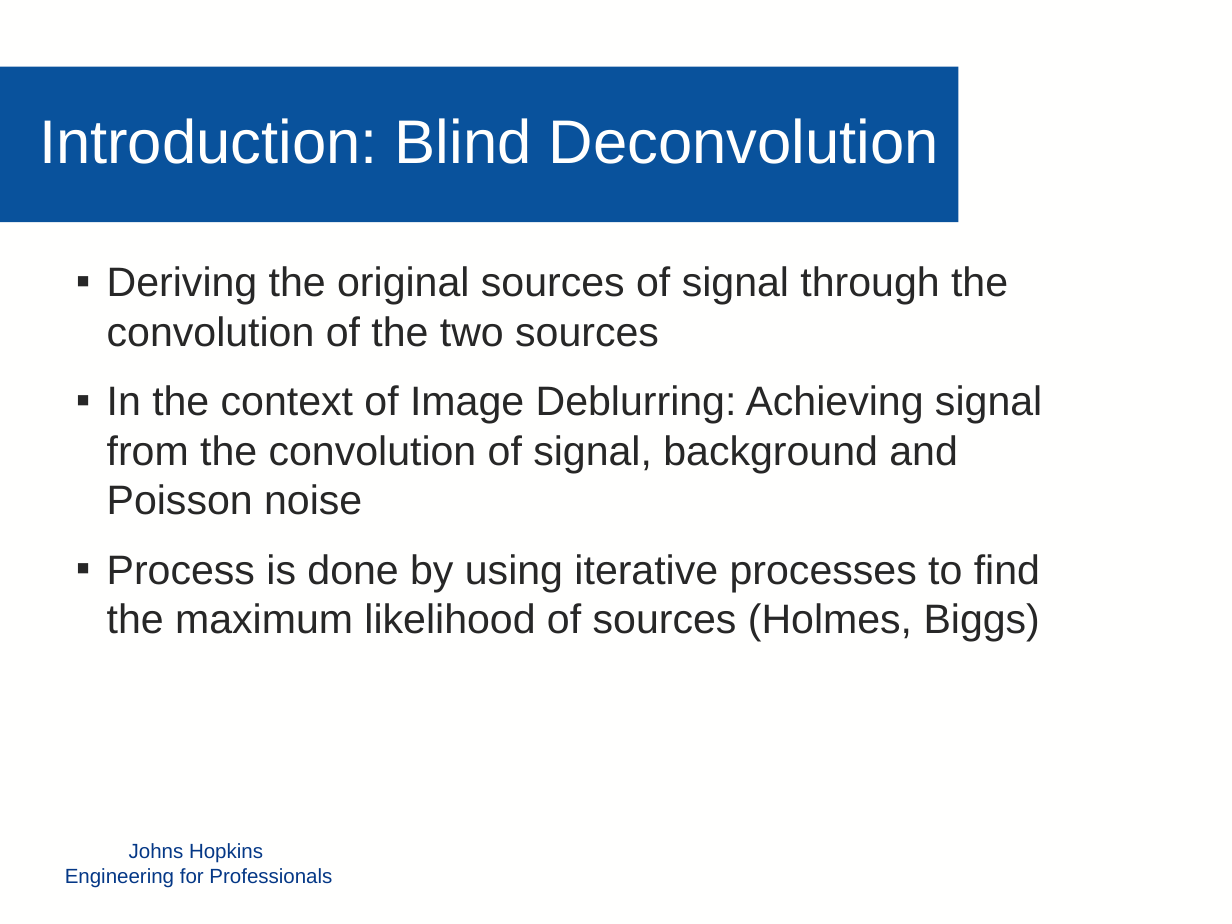
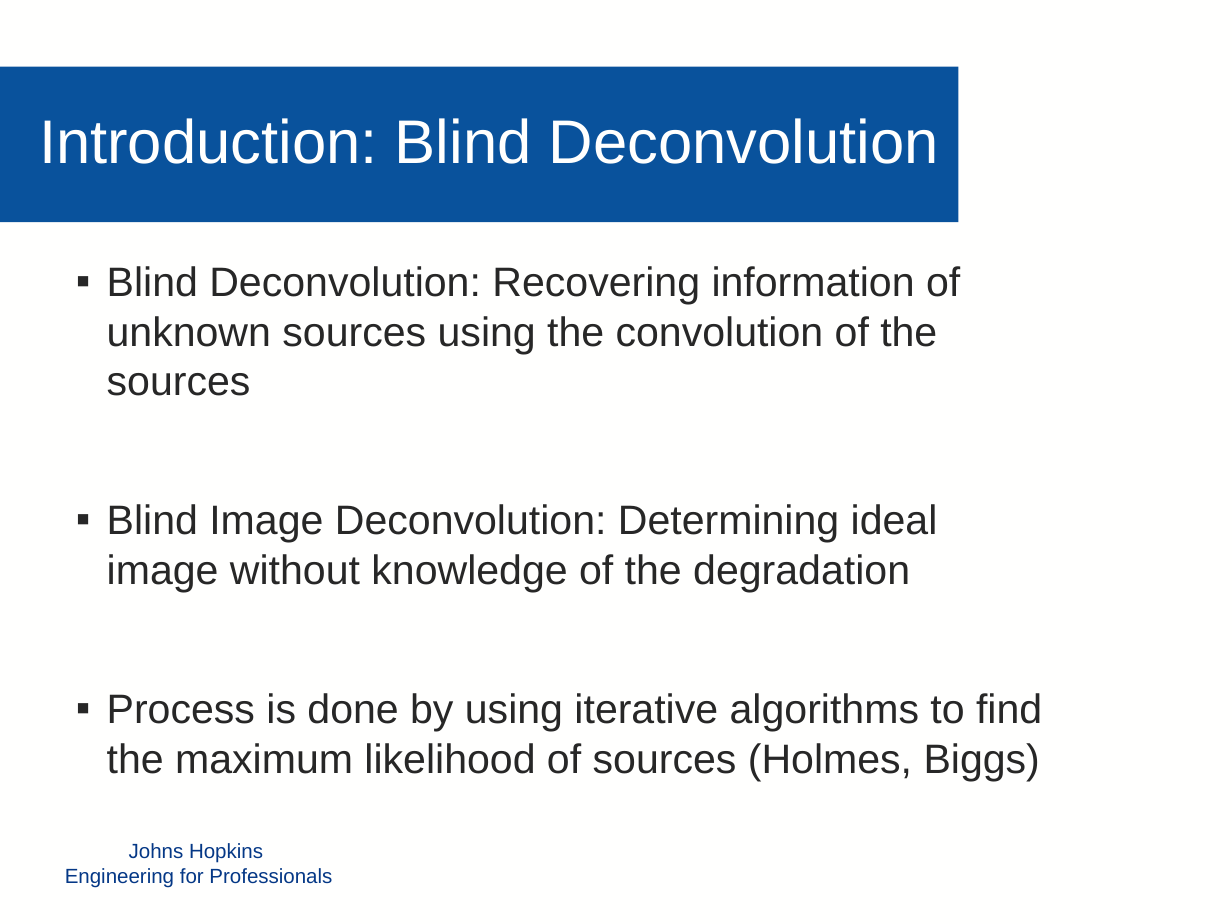
Before and after one commit to mollyn/matrixTheoryProject, a slide deck: slide 4 of Presentation/Diederich_Grassi_Nichols_PPT.pptx. Drawn at 1232x924 pixels with LibreOffice and Linux fonts; fonts in the diff are those of the drawing; background and template pictures are left out. Boxes give left, top, right and bottom in pixels: in the first picture for what was removed or moved away, otherwise in the second. Text is boxed around its words. In the diff, an @@ line names an element or a change of style, - is before the commit and + after.

Commit message:
new presentation

```diff
--- a/Presentation/Diederich_Grassi_Nichols_PPT.pptx
+++ b/Presentation/Diederich_Grassi_Nichols_PPT.pptx
@@ text at (x1=107, y1=266, x2=1042, y2=774): text changed @@
-▪ Deriving the original sources of signal through the convolution of the two sources
-▪ In the context of Image Deblurring: Achieving signal from the convolution of signal, background and Poisson noise
-▪ Process is done by using iterative processes to find the maximum likelihood of sources (Holmes, Biggs)
+▪ Blind Deconvolution: Recovering information of unknown sources using the convolution of the sources
+▪ Blind Image Deconvolution: Determining ideal image without knowledge of the degradation
+▪ Process is done by using iterative algorithms to find the maximum likelihood of sources (Holmes, Biggs)
```
Also in this commit, not shown: 5 other slides changed, 1 slide removed.
